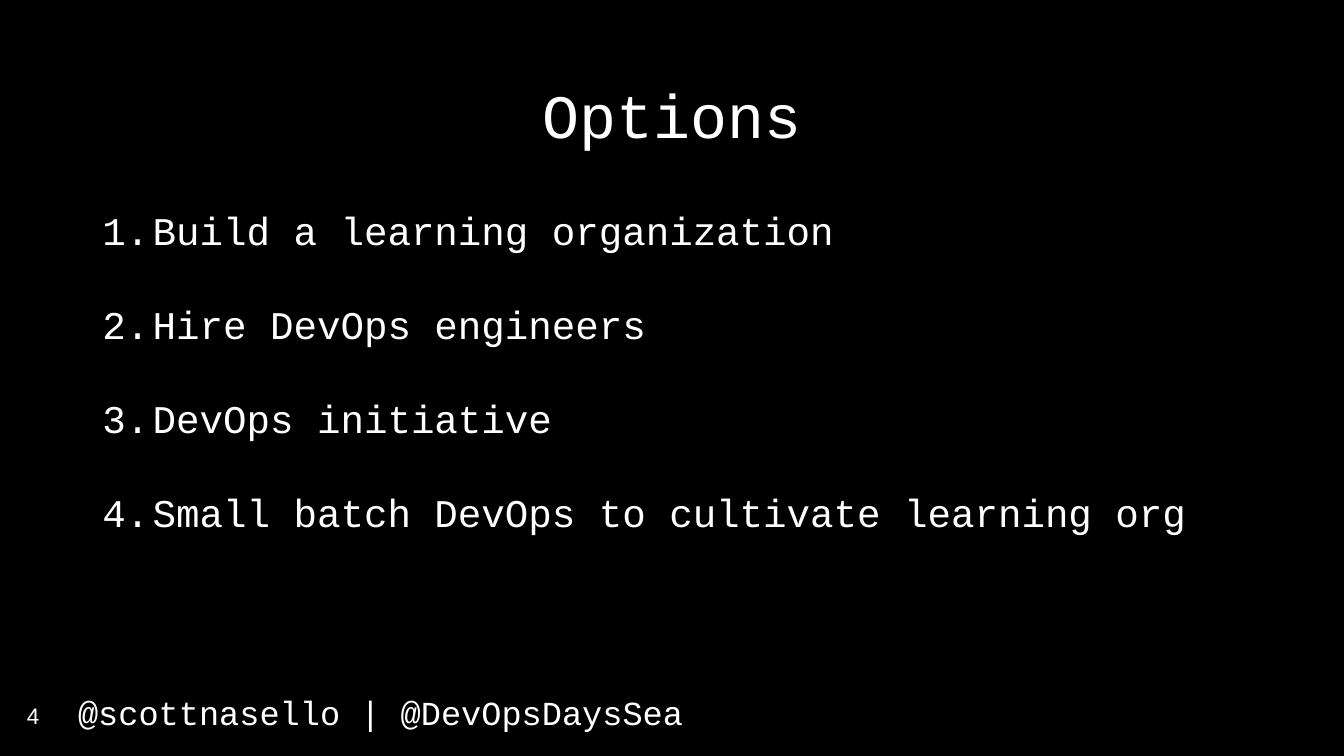
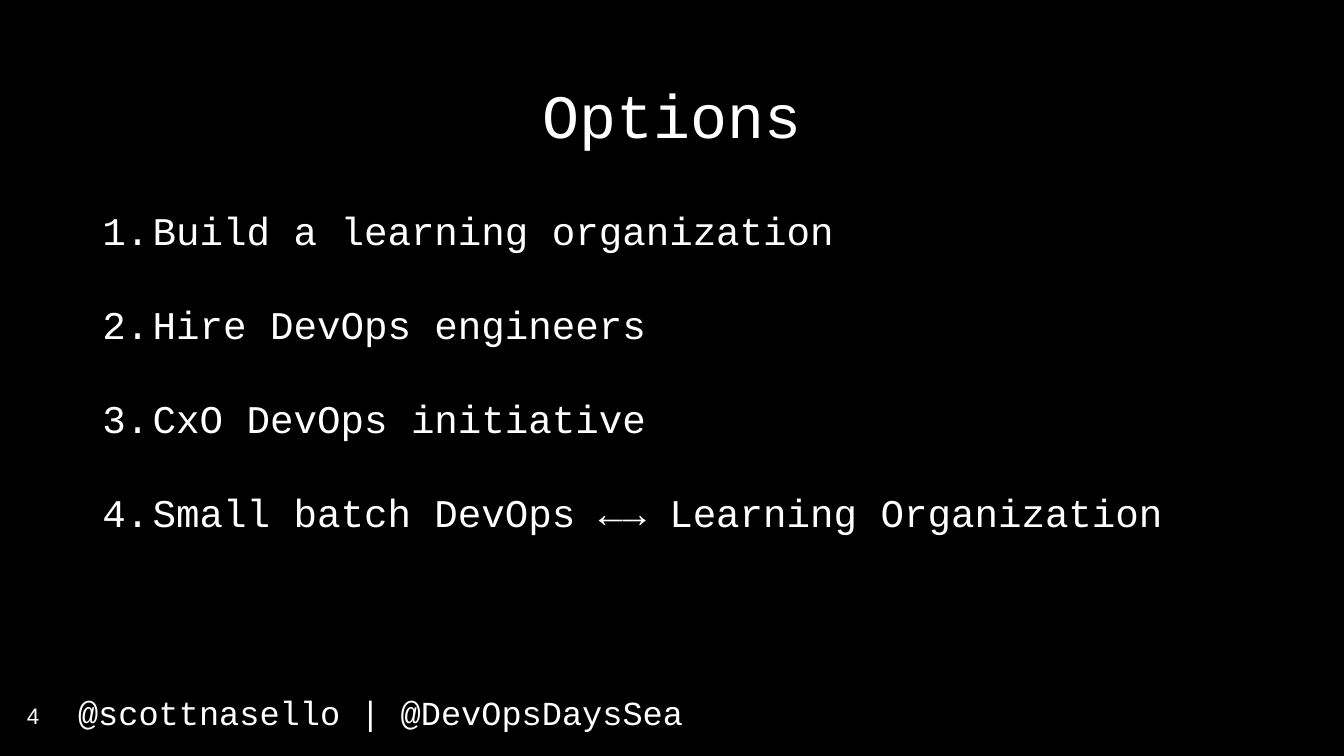
Before and after one commit to scottnasello/talks, a slide deck: slide 4 of 2017-04-26 Seattle DevOpsDays/DevOpsDays Seattle.pptx. Drawn at 1344x756 pixels with LibreOffice and Linux fonts; fonts in the diff are those of the drawing. Boxes give left, top, right and bottom in pixels: in the first picture for what was removed or moved away, otherwise in the second. Text is boxed around its words. In the diff, an @@ line names an element or a change of style, - is before the commit and + after.

```diff
--- a/2017-04-26 Seattle DevOpsDays/DevOpsDays Seattle.pptx
+++ b/2017-04-26 Seattle DevOpsDays/DevOpsDays Seattle.pptx
@@ text at [102,405,1163,535]: text changed @@
-3. DevOps initiative
-4. Small batch DevOps to cultivate learning org
+3. CxO DevOps initiative
+4. Small batch DevOps ←→ Learning Organization
```
Also in this commit, not shown: 3 other slides changed, 16 slides added, 2 other files.
